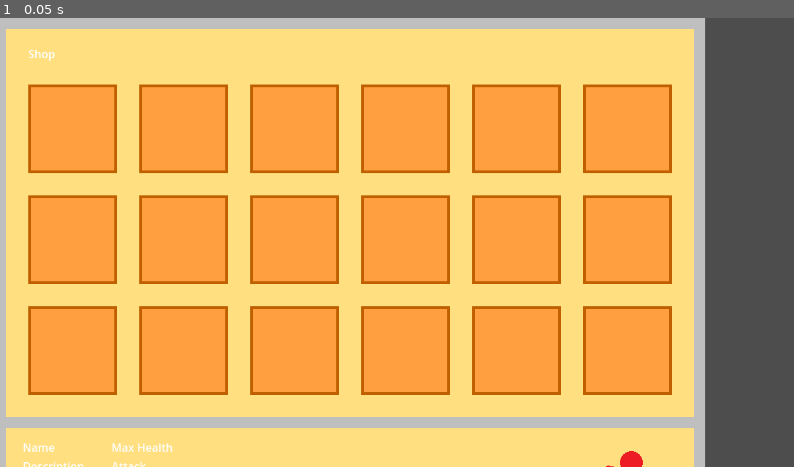
Above: before the commit, frame 1.
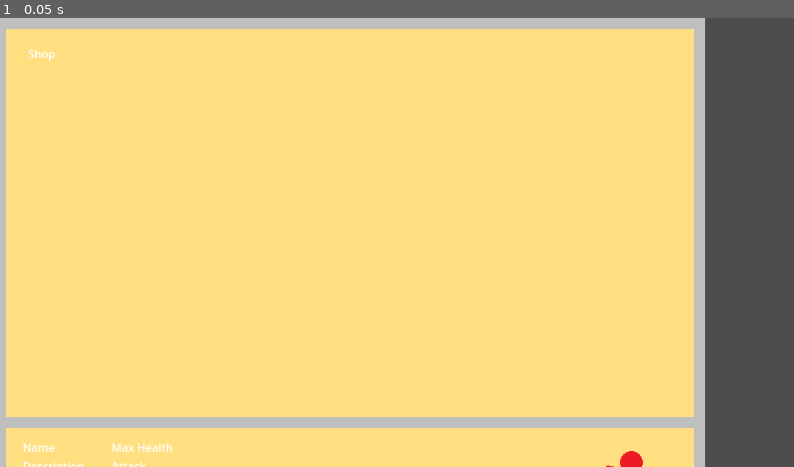
Above: after the commit, the same moment.

Repository: Wayl123/CardPuzzleGame
Game: Godot game, scene res://scene/shop_menu.tscn
The game is run twice, just before and just after one commit, with the same random seed, the same clock (stepped at 60 frames per second) and the same inputs. This scene is started directly instead of the project's main scene.
Inputs:
- Up to frame 1 (0.05 s): no input

The runs differ from the first frame. In frame 1, 40% of the frame differs, in the area x 3-85%, y 14-84%.
Error before the commit: Invalid access to property or key 'content' on a base object of type 'Dictionary'. (res://scripts/ShopMenu.gd:43)
Error after the commit: Invalid access to property or key 'content' on a base object of type 'Dictionary'. (res://scripts/ShopMenu.gd:35)

Commit message:
Styling on the info section button when pressed, make in content link redirect to other info section #41, also some code reduction on other section

Diff:
--- a/scripts/GameInfo.gd
+++ b/scripts/GameInfo.gd
@@ -10,10 +10,11 @@
 
 func _ready() -> void:
 	close.connect("pressed", Callable(self, "_on_close"))
+	content.connect("meta_clicked", Callable(self, "_on_button_select"))
 
 	gameInfoData = globalData.get_game_info()
 	_create_menu()
-	_update_content(gameInfoData[gameInfoData.keys()[0]])
+	_on_button_select(gameInfoData.keys()[0])
 
 func _process(delta : float) -> void:
 	if Rect2(Vector2(), size).has_point(get_local_mouse_position()) and Input.is_action_pressed("LeftMouse"):
@@ -26,14 +27,31 @@
 		set_global_position(get_global_mouse_position() - drag_position)
 
 func _create_menu() -> void:
+	var pressedStyleBox = StyleBoxFlat.new()
+	pressedStyleBox.set_bg_color(Color(0.75, 0.75, 0.75, 0.5))
+
 	for infoSection in gameInfoData:
 		var sectionButton = Button.new()
+		sectionButton.set_name(infoSection)
 		sectionButton.set_text(infoSection)
+		sectionButton.set("theme_override_styles/pressed", pressedStyleBox)
+		sectionButton.set("theme_override_styles/focus", StyleBoxEmpty.new())
+		sectionButton.set_toggle_mode(true)
 		sectionButton.connect("pressed", Callable(self, "_update_content").bind(gameInfoData[infoSection]))
 		menuList.add_child(sectionButton)
 
 func _update_content(pText : String) -> void:
+	for menuButtons in menuList.get_children():
+		if not menuButtons.has_focus():
+			menuButtons.set_pressed(false)
 	content.set_text(pText)
+
+func _on_button_select(arguement : Variant) -> void:
+	var selectedButton = menuList.get_node(arguement)
+
+	selectedButton.grab_focus()
+	selectedButton.set_pressed(true)
+	selectedButton.emit_signal("pressed")
 
 func _on_close() -> void:
 	queue_free()
--- a/scripts/GameInfoContent.json
+++ b/scripts/GameInfoContent.json
@@ -1,6 +1,6 @@
 {
-	"General": "[font_size={32}][b]General[/b][/font_size]\n[p] …(746 unchanged characters)… s briefly.[/p]\n[font_size={20}][b][url={}]Unit[/url][/b][/font_size]\n[p]Details on the unit cards and the stats of the unit.[/p]\n[font_size={20}][b][url={}]Deck[/url][/b][/font_size]\n[p]Details on the deck and various deck tools.[/p]\n[font_size={20}][b][url={}]Resources[/url][/b][/font_size]\n[p]Det …(74 unchanged characters)…
+	"General": "[font_size={32}][b]General[/b][/font_size]\n[p] …(746 unchanged characters)… s briefly.[/p]\n[font_size={20}][b][url=Unit]Unit[/url][/b][/font_size]\n[p]Details on the unit cards and the stats of the unit.[/p]\n[font_size={20}][b][url=Deck]Deck[/url][/b][/font_size]\n[p]Details on the deck and various deck tools.[/p]\n[font_size={20}][b][url=Resources]Resources[/url][/b][/font_size]\n[p]Det …(74 unchanged characters)…
 	"Unit": "[font_size={32}][b]Unit[/b][/font_size]\n[p]Unit in this game refers to all unit and building of both the pla …(4221 unchanged characters)…
-	"Deck": "[font_size={32}][b]Deck[/b][/font_size]\n[p]On com …(659 unchanged characters)… ail on the resources check out the [url={}]Resources[/url] category.[/p]\n[p]You c …(1120 unchanged characters)…
+	"Deck": "[font_size={32}][b]Deck[/b][/font_size]\n[p]On com …(659 unchanged characters)… ail on the resources check out the [url=Resources]Resources[/url] category.[/p]\n[p]You c …(1120 unchanged characters)…
 	"Resources": "[font_size={32}][b]Resources[/b][/font_size]\n[p]Different resources within this game. To obtain them us …(1352 unchanged characters)…
 }
--- a/scripts/Levels.gd
+++ b/scripts/Levels.gd
@@ -9,7 +9,6 @@
 
 	_update_size()
 	_init_level_slot()
-	_add_level_data()
 
 func _on_viewport_size_changed() -> void:
 	_update_size()
@@ -20,15 +19,10 @@
 	set_position(Vector2(viewportSize.x * 0.1, viewportSize.y * 0.1))
 
 func _init_level_slot() -> void:
-	for n in 10:
+	var levelData = globalData.get_level_data().values()
+
+	for i in 10:
 		var level = LEVEL.instantiate()
-		level.add_to_group("LevelSlots")
+		if i < levelData.size():
+			level.get_node("Level").set_level(levelData[i])
 		add_child(level)
-
-func _add_level_data() -> void:
-	var levelSlots = get_tree().get_nodes_in_group("LevelSlots")
-	var levelPointer = 0
-
-	for level in globalData.get_level_data().values():
-		levelSlots[levelPointer].get_node("Level").set_level(level)
-		levelPointer += 1
--- a/scripts/ShopMenu.gd
+++ b/scripts/ShopMenu.gd
@@ -9,7 +9,6 @@
 
 func _ready() -> void:
 	_init_item_slots()
-	_add_shop_item()
 
 func _process(delta : float) -> void:
 	if (not Rect2(Vector2(), size).has_point(get_local_mouse_position()) and Input.is_action_just_pressed("LeftMouse")
@@ -31,18 +30,11 @@
 		set_global_position(get_global_mouse_position() - drag_position)
 
 func _init_item_slots() -> void:
-	for m in 18:
+	for i in 18:
 		var shopItem = SHOPITEM.instantiate()
-		shopItem.add_to_group("ItemSlots")
+		if i < data["content"].size():
+			shopItem.get_node("Item").set_item(data["content"][data["content"].keys()[i]])
 		rowContainer.add_child(shopItem)
-
-func _add_shop_item() -> void:
-	var itemSlots = get_tree().get_nodes_in_group("ItemSlots")
-	var itemPointer = 0
-
-	for key in data["content"].keys():
-		itemSlots[itemPointer].get_node("Item").set_item(data["content"][key])
-		itemPointer += 1
 
 func set_data(pData : Dictionary) -> void:
 	data = pData
